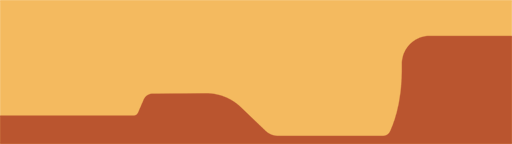
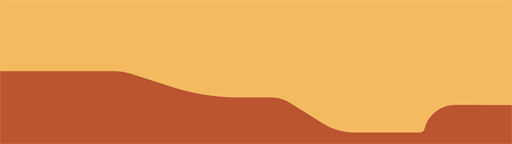
Layers edited between the first and the second 512 × 144 image:
removed group "Minimap" (2 layers) over [0, 0, 512, 144]
removed layer "Relleno de color 1" from group "Minimap" over [0, 35, 512, 144]
renamed "Capa 2" to "Minimapa", moved it out of group "Minimap", painted on it over [0, 0, 512, 144]
